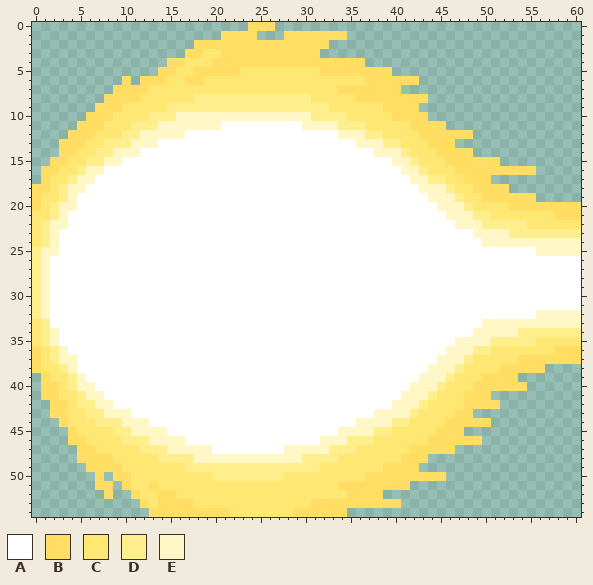
A pixel-art sprite gets an edit: Proyecto-Final/data/Sprites/AtaqueMed/derecha.png. The first picture shows the starting point.
The file is 61x55 pixels.
Palette (. is transparent): A #ffffff  B #ffde63  C #ffe773  D #ffef8c  E #fff7c6
Pixels before (only the part around the change), first column x 0:
 0 ........................BBB..................................
 1 .....................BBBB...BBBBBBB..........................
 2 ..................BBBBBBBBBBBBBBB............................
 3 .................BBCCBBBBBBBBBBB.............................
 4 ...............BBCCCBBBBBBBBBBBBBBBBB........................
 5 ..............BBCCBBBBBCCCCCCCCCBBBBBBBB.....................
 6 ..........B.BBBCCBBCCCCCCCCCCCCCCCCCCBBBBBB..................
 7 .........BBBBCCCCCCCCCCCCCCCCCCCCCBBBBBBB....................
 8 ........BBBBCCCCCCDDDDDDDDDDDDDCCCCCBBBBBBBB.................
 9 .......BBBCCCCCDDDDDDDDDDDDDDDDDDCCCCCCBBBB..................
10 ......BBBCCCCDDDEEEEEEEEEEEEEEEDDDDCCCCCBBBB.................
11 .....BBBCCCDDDEEEEEEEAAAAAAAAAEEEEDDDCCCCCBBBB...............
12 ....BBBCCCDDEEEEEAAAAAAAAAAAAAAAAAEEEDDCCCCBBBBBB............
13 ...BBBCCDDDEEEAAAAAAAAAAAAAAAAAAAAAAEEEDDCCCBBB..............
14 ...BBCCDDEEEAAAAAAAAAAAAAAAAAAAAAAAAAAEEEDCCCBBBB............
15 ..BBCCDDEEAAAAAAAAAAAAAAAAAAAAAAAAAAAAAAEEDCCCBBBBBB.........
16 .BBCCDEEAAAAAAAAAAAAAAAAAAAAAAAAAAAAAAAAAEEDCCCBBBBBBBBB.....
17 .BCCDEEAAAAAAAAAAAAAAAAAAAAAAAAAAAAAAAAAAAEEDDCCBBB..........
18 BBCDEEAAAAAAAAAAAAAAAAAAAAAAAAAAAAAAAAAAAAAEEEDCCBBBB........
19 BCCDEAAAAAAAAAAAAAAAAAAAAAAAAAAAAAAAAAAAAAAAEEEDCCBBBBBB.....
20 BCDEEAAAAAAAAAAAAAAAAAAAAAAAAAAAAAAAAAAAAAAAAEEEDCCCCBBBBBBBB
21 CCDEAAAAAAAAAAAAAAAAAAAAAAAAAAAAAAAAAAAAAAAAAAEEEDDCCCCCCCBBB
22 CDEEAAAAAAAAAAAAAAAAAAAAAAAAAAAAAAAAAAAAAAAAAAAEEEDDDDDCCCCCC
23 CDEAAAAAAAAAAAAAAAAAAAAAAAAAAAAAAAAAAAAAAAAAAAAAAEEEEDDDDDDDD
24 CDEAAAAAAAAAAAAAAAAAAAAAAAAAAAAAAAAAAAAAAAAAAAAAAAEEEEEEEEEEE
25 DEEAAAAAAAAAAAAAAAAAAAAAAAAAAAAAAAAAAAAAAAAAAAAAAAAAAAAAEEEEE
26 DEAAAAAAAAAAAAAAAAAAAAAAAAAAAAAAAAAAAAAAAAAAAAAAAAAAAAAAAAAAA
27 DEAAAAAAAAAAAAAAAAAAAAAAAAAAAAAAAAAAAAAAAAAAAAAAAAAAAAAAAAAAA
28 DEAAAAAAAAAAAAAAAAAAAAAAAAAAAAAAAAAAAAAAAAAAAAAAAAAAAAAAAAAAA
29 DEAAAAAAAAAAAAAAAAAAAAAAAAAAAAAAAAAAAAAAAAAAAAAAAAAAAAAAAAAAA
30 DEAAAAAAAAAAAAAAAAAAAAAAAAAAAAAAAAAAAAAAAAAAAAAAAAAAAAAAAAAAA
31 DEAAAAAAAAAAAAAAAAAAAAAAAAAAAAAAAAAAAAAAAAAAAAAAAAAAAAAAAAAAA
32 DEAAAAAAAAAAAAAAAAAAAAAAAAAAAAAAAAAAAAAAAAAAAAAAAAAAAAAAEEEEE
33 CDAAAAAAAAAAAAAAAAAAAAAAAAAAAAAAAAAAAAAAAAAAAAAAAAEEEEEEEEEEE
34 CDEAAAAAAAAAAAAAAAAAAAAAAAAAAAAAAAAAAAAAAAAAAAAAAEEEEEDDDDDDD
35 CDEAAAAAAAAAAAAAAAAAAAAAAAAAAAAAAAAAAAAAAAAAAAAEEEEDDDDDCCCCC
36 BCDEAAAAAAAAAAAAAAAAAAAAAAAAAAAAAAAAAAAAAAAAAAEEEDDCCCCCCCBBB
37 BCDEEAAAAAAAAAAAAAAAAAAAAAAAAAAAAAAAAAAAAAAAAEEEDCCCCCBBBBBBB
38 BCCDEAAAAAAAAAAAAAAAAAAAAAAAAAAAAAAAAAAAAAAAEEEDCCCCBBBBB....
39 .BCCDEAAAAAAAAAAAAAAAAAAAAAAAAAAAAAAAAAAAAAEEEDCCCBBBB.......
40 .BBCDEEAAAAAAAAAAAAAAAAAAAAAAAAAAAAAAAAAAAEEEDCCCBBBBBB......
41 .BBCCDEEAAAAAAAAAAAAAAAAAAAAAAAAAAAAAAAAAEEEDCCCBBB..........
42 ..BBCDDEEAAAAAAAAAAAAAAAAAAAAAAAAAAAAAAAEEEDCCCCBBBB.........
43 ..BBCCDDEEEAAAAAAAAAAAAAAAAAAAAAAAAAAAEEEEDCCCCBB............
44 ...BCCCDDDEEEAAAAAAAAAAAAAAAAAAAAAAAEEEEDDCCCCBBBBB..........
45 ....BCCCCDDEEEEAAAAAAAAAAAAAAAAAAAEEEEDDCCCCCBBB.............
46 ....BBCCCCDDDEEEEAAAAAAAAAAAAAAAEEEDDDCCCCCCBBBBBB...........
47 .....BBCCCCCDDDEEEEEAAAAAAAAEEEEEDDDCCCCCCBBBBB..............
48 .....BBBBCCCCCDDDDEEEEEEEEEEEEDDDDCCCCCCCBBB.................
49 ......BBBBCCCCCCCDDDDDDDDDDDDDDDCCCCCCCBBBB..................
50 .......B.BBCCCCCCCCCDDDDDDDDCCCCCCCCCBBBBBBBBB...............
51 .......BB.BCCBCCCCCCCCCCCCCCCCCCCCBBBBBBBB...................
52 ........B..BCCBBCCCCCCCCCCCCCCCCCCCBBBB......................
53 ............BCBBBBCCCCCCCCCCCCCBBBBBBBBBB....................
54 .............BBBBBBBBBCCCCCCCBBBBBB..........................
The same view after the edit:
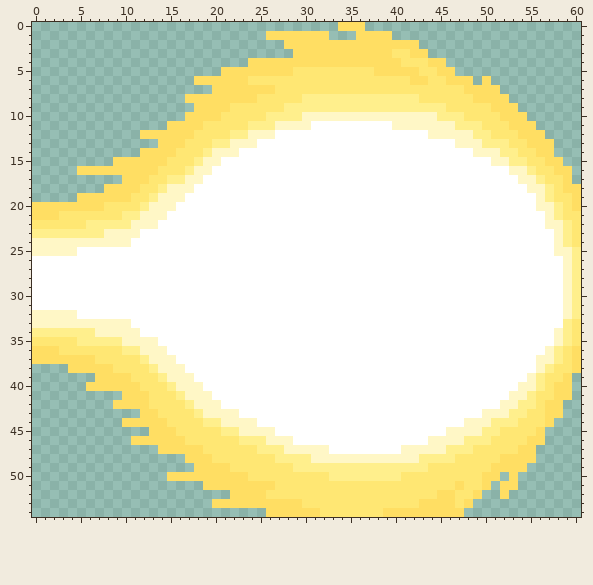
Diff:
Changed rows in their new state; - is an unchanged pixel.
first column x 0:
 0 ------------------------...-------BBB------------------------
 1 ---------------------....-BB-----..-BBBB---------------------
 2 ------------------..........-----BBBBBBBBBB------------------
 3 -----------------............---BBBBBBBBCCBB-----------------
 4 ---------------.........-------------BBBBCCCBB---------------
 5 --------------.......--BBBBBB---CCCCCC--BBBCCBB--------------
 6 ----------.-......-BBBBB-------------CCCCC-BCCBBB-B----------
 7 ---------...........BBBBBBB-------CCCCCCCCCCCCCCBBBB---------
 8 --------.........BBBBBBBBCCCCC-DDDDDDDDDDDDCCCCCCBBBB--------
 9 -------...........BBBBCCCCCC-----DDDDDDDDDDDDDCCCCCBBB-------
10 ------...........BBBBCCCCCDDDD-EEEEEEEEEEEEEEDDDCCCCBBB------
11 -----..........BBBBCCCCCDDDEEE-AAAAAAAAAEEEEEEEDDDCCCBBB-----
12 ----........BBBBBBCCCCDDEEE-------AAAAAAAAAAEEEEEDDCCCBBB----
13 ---...........BBBCCCDDEEE-----------AAAAAAAAAAAEEEDDDCCBBB---
14 ---.........BBBBCCCDEEE---------------AAAAAAAAAAAEEEDDCCBB---
15 --.......BBBBBBCCCDEE-------------------AAAAAAAAAAAEEDDCCBB--
16 -....BBBBBBBBBCCCDEE---------------------AAAAAAAAAAAAEEDCCBB-
17 -.........BBBCCDDEE-----------------------AAAAAAAAAAAAEEDCCB-
18 ........BBBBCCDEEE-------------------------AAAAAAAAAAAAEEDCBB
19 .....BBBBBBCCDEEE---------------------------AAAAAAAAAAAAEDCCB
20 -BBBBBBBCCCCDEEE-----------------------------AAAAAAAAAAAEEDC-
21 BBBCCCCCCCDDEEE-------------------------------AAAAAAAAAAAEDCC
22 -CCCCCDDDDDEEE---------------------------------AAAAAAAAAAEED-
23 D-DDDDDDEEEE-------------------------------------AAAAAAAAAE-C
24 EE-EEEEEEEE---------------------------------------AAAAAAAA-DC
25 E--EE---------------------------------------------------AA--D
26 AA---------------------------------------------------------ED
27 AA---------------------------------------------------------ED
28 AA---------------------------------------------------------ED
29 AA---------------------------------------------------------ED
30 AA---------------------------------------------------------ED
31 AA---------------------------------------------------------ED
32 E-EEE---------------------------------------------------AAA-D
33 EEEEEEEEEEE---------------------------------------AAAAAAAAADC
34 D-DDDDDEEEEE-------------------------------------AAAAAAAAAE-C
35 -CCCCDDDDDEEEE---------------------------------AAAAAAAAAAAED-
36 -BBCCCCCCCDDEEE-------------------------------AAAAAAAAAAAEDC-
37 -BBBBBBCCCCCDEEE-----------------------------AAAAAAAAAAAEEDC-
38 ....BBBBBCCCCDEEE---------------------------AAAAAAAAAAAAEDCCB
39 -......BBBBCCCDEEE-------------------------AAAAAAAAAAAAEDCCB-
40 -.....BBBBBBCCCDEEE-----------------------AAAAAAAAAAAAEEDCBB-
41 -.........BBBCCCDEEE---------------------AAAAAAAAAAAAEEDCCBB-
42 --.......BBBBCCCCDEEE-------------------AAAAAAAAAAAAEEDDCBB--
43 --..........BBCCCCDEEEE---------------AAAAAAAAAAAAEEEDDCCBB--
44 ---.......BBBBBCCCCDDEEEE-----------AAAAAAAAAAAAEEEDDDCCCB---
45 ----.........BBBCCCCCDDEEEE-------AAAAAAAAAAAAEEEEDDCCCCB----
46 ----.......BBBBBBCCCCCCDDDEEE---AAAAAAAAAAAAEEEEDDDCCCCBB----
47 -----.........BBBBBCCCCCCDDD-----AAAAAAAAEEEEEDDDCCCCCBB-----
48 -----............BBBCCCCCCCDDD-EEEEEEEEEEEEDDDDCCCCCBBBB-----
49 ------............BBBBCCCCCCC---DDDDDDDDDDDDCCCCCCCBBBB------
50 -------.-......BBBBBBBBBCCCC-----DDDDDDDDCCCCCCCCCBB-B-------
51 -------..-.........BBBBBBBB-------CCCCCCCCCCCCCBCCB-BB-------
52 --------.--...........BBBB---------CCCCCCCCCCBBCCB--B--------
53 ------------........BBBBBBBBBB-CCCCCCCCCCCCBBBBCB------------
54 -------------.............BBB---CCCCCCCBBBBBBBBB-------------
Pixel boxes of the changes (left, top, right, bottom) in both pictures:
changed: (32, 22, 581, 517)
